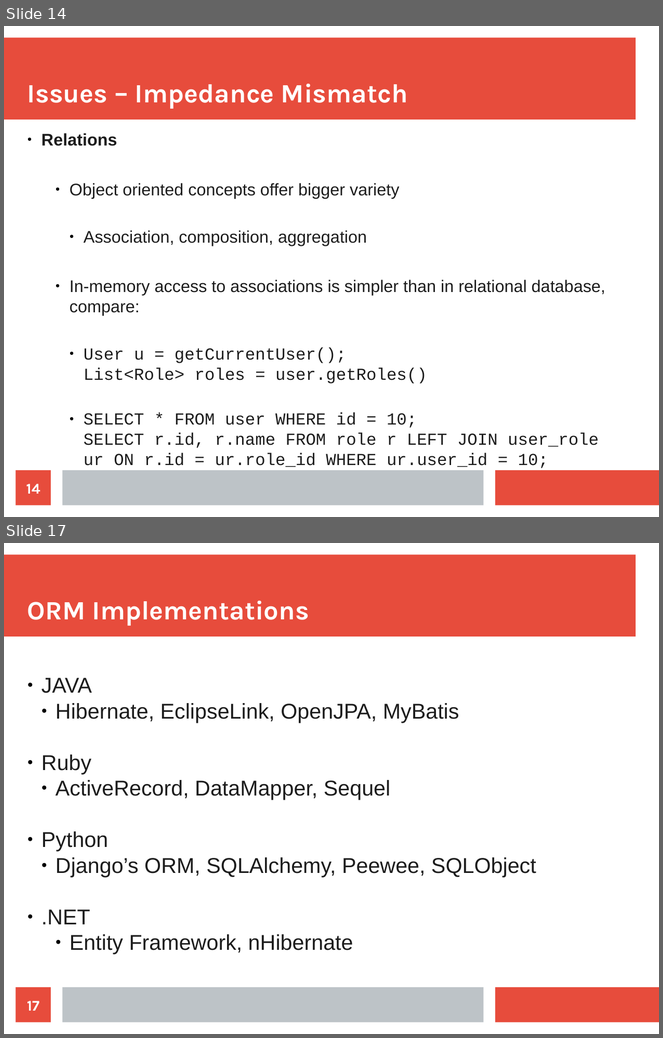
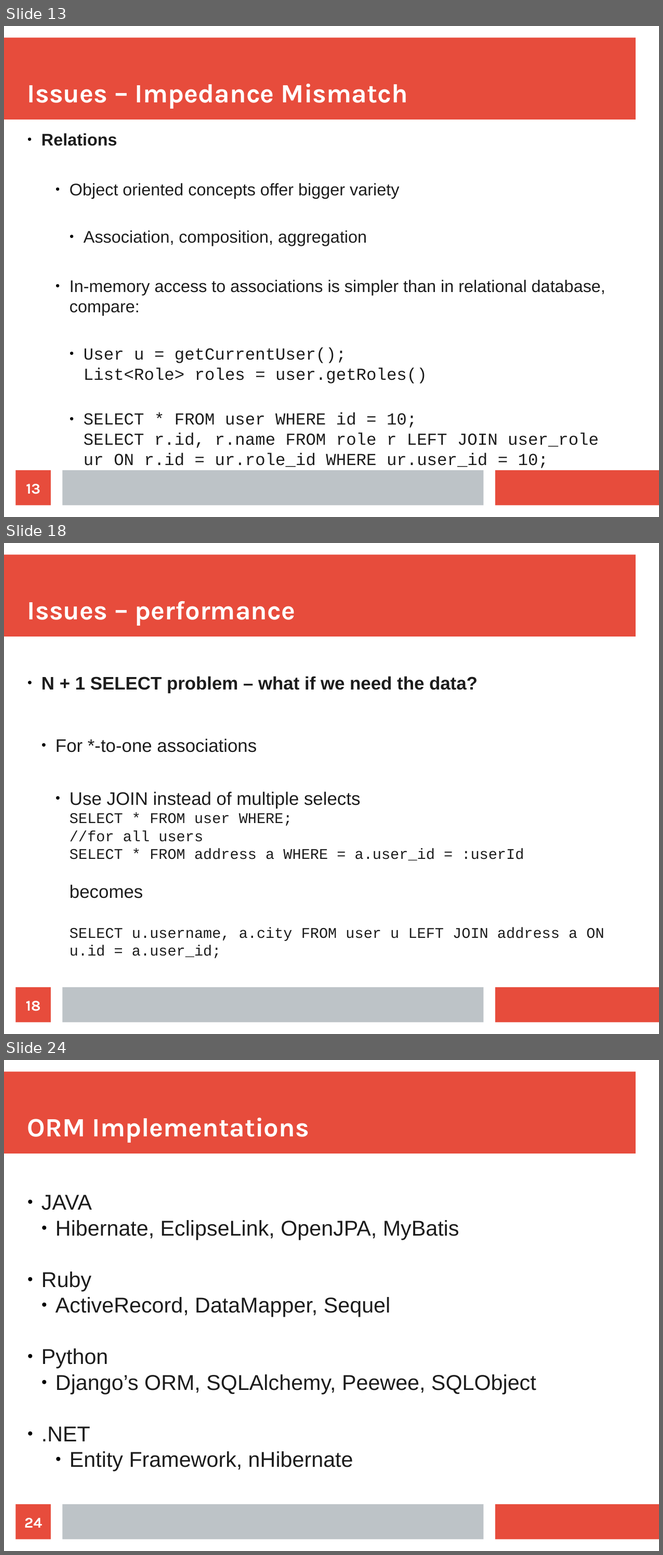
Before and after one commit to maxotta/pia-labs, a slide deck: lectures/persistence.odp. Shown one above the other, each under a label of ours: slides 14 and 17 before the commit, slides 13, 18 and 24 after it; the slides between them are not shown. The pictures are 663x1038 and 663x1555 pixels, drawn with LibreOffice and Linux fonts; fonts in the diff are those of the drawing. Boxes give left, top, right and bottom in pixels: in the first picture for what was removed or moved away, otherwise in the second. Text is boxed around its words. In the diff, an @@ line names an element or a change of style, - is before the commit and + after.

```diff
--- a/lectures/persistence.odp
+++ b/lectures/persistence.odp
@@ slide 18 added at bbox=[4, 543, 659, 1034], background #FFFFFF; not listed: 3 template elements that a slide beside it also shows @@
@@ title added at bbox=[27, 601, 296, 626], 32 pt, text #FFFFFF, bold @@
+Issues – performance
@@ text added at bbox=[41, 676, 604, 958], 18 pt, text #1C1C1C @@
+● N + 1 SELECT problem – what if we need the data?
+  ● For *-to-one associations
+    ● Use JOIN instead of multiple selects
+      SELECT * FROM user WHERE;
+      //for all users
+      SELECT * FROM address a WHERE = a.user_id = :userId
+      becomes
+      SELECT u.username, a.city FROM user u LEFT JOIN address a ON u.id = a.user_id;
@@ page number added at bbox=[16, 988, 51, 1023], fill #E74C3C, 18 pt, text #FFFFFF, bold @@
+18
@@ what was slide 14 is now slide 13 @@
@@ page number at bbox=[26, 484, 40, 495]: text changed @@
-14
+13
@@ what was slide 17 is now slide 24 @@
@@ page number at bbox=[24, 1518, 42, 1528]: text changed @@
-17
+24
```
Also in this commit, not shown: 4 slides changed, 8 other slides added, 1 slide removed, 1 other file.
